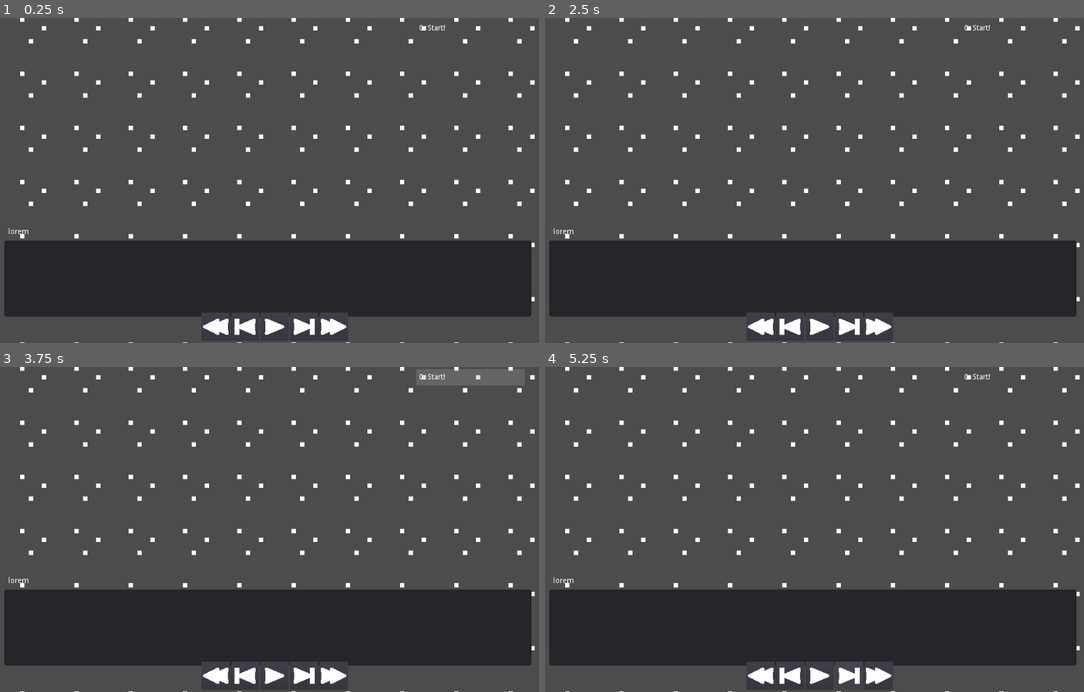
Above: before the commit, frames 1-4 (two rows, left to right).
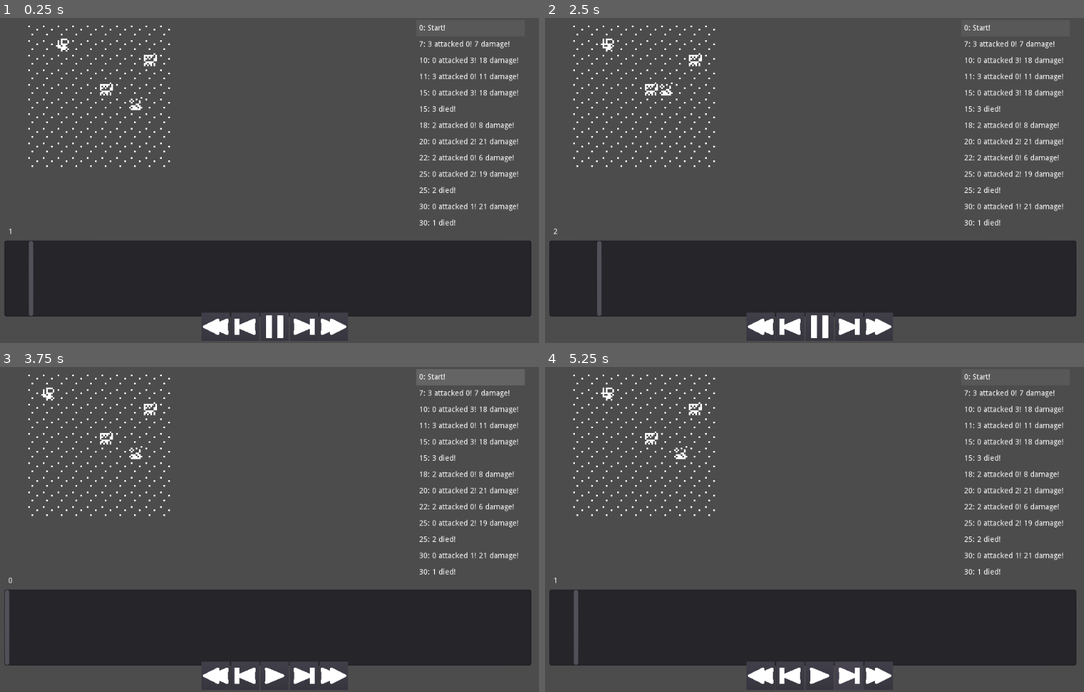
Above: after the commit, the same moments.

Repository: redxaxder/7DRL2024
Game: Godot game, scene res://playback/ViewHistory.tscn
Same seed, same stepped clock (60 frames per second), same inputs: the game is played once before the commit and once after it.
Inputs (mouse positions are in pixels of both pictures, inside the frame that each line leads up to):
- Up to frame 1 (0.25 s): no input
- Up to frame 2 (2.5 s): click (760, 326) at 0.5 s; click (760, 326) at 1.25 s; click (819, 326) at 2 s
- Up to frame 3 (3.75 s): click (274, 675) at 2.77 s; click "0: Start!" at 3.5 s
- Up to frame 4 (5.25 s): click "0: Start!" at 4.25 s; click (846, 675) at 5 s

The runs differ from the first frame. In frame 1, 4.5% of the frame differs, in the area x 1-100%, y 0-100%; in frame 2, 4.5%; in frame 3, 4.3%; in frame 4, 4.3%.
Error before the commit: Invalid call. Nonexistent function 'create_bonus' in base 'GDScript'. (res://data/encounter/EncounterDriver.gd:41)

Commit message:
Fixing bad merge resolution

Diff:
--- a/data/encounter/EncounterDriver.gd
+++ b/data/encounter/EncounterDriver.gd
@@ -121,10 +121,11 @@
 	dirs.append_array(diagonal)
 	for d in dirs:
 		var neighbor = actor.location + d
-		if !Constants.MAP_BOUNDARIES.has_point(neighbor) || !map.is_passable(neighbor):
+		if !Constants.MAP_BOUNDARIES.has_point(neighbor):
+#		 || !map.is_passable(neighbor):
 			continue
-		if(neighbor.y < 0):
-			pass
+#		if(neighbor.y < 0):
+#			pass
 		var target = cur_state.lookup_actor(neighbor)
 		if target and target.faction != actor.faction:
 			targets.push_back(target)
--- a/data/skills/Skill.gd
+++ b/data/skills/Skill.gd
@@ -2,7 +2,9 @@
 
 class_name Skill
 
+enum SkillKind {Ability, Bonus}
+
 export var name: String
 
-func _init(skillName: String):
-	name = skillName
+var ability: Ability = null
+var bonus: Bonus = null
--- a/data/skills/SkillTree.gd
+++ b/data/skills/SkillTree.gd
@@ -7,7 +7,18 @@
 export var skillsPerRow: int = 5
 export var numRows: int = 3
 
-func addSkill(skillName: String, i: int, j:int) -> Skill:
-	var skill = Skill.new(skillName)
+func addSkill(skillName: String, i: int, _j:int):
+	var skill = Skill.new()
+	skill.name = skillName
 	skills[i].append(skill)
 	return skill
+
+static func create_bonus(bonus_kind, power: int) -> Bonus:
+	var skill = Bonus.new()
+	skill.initialize_bonus(bonus_kind, power)
+	return skill
+
+static func create_ability(trigger_target, trigger, effect, power, target, message) -> Ability:
+	var skill = Ability.new()
+	skill.initialize_ability(trigger_target, trigger, effect, power, target, message)
+	return skill
